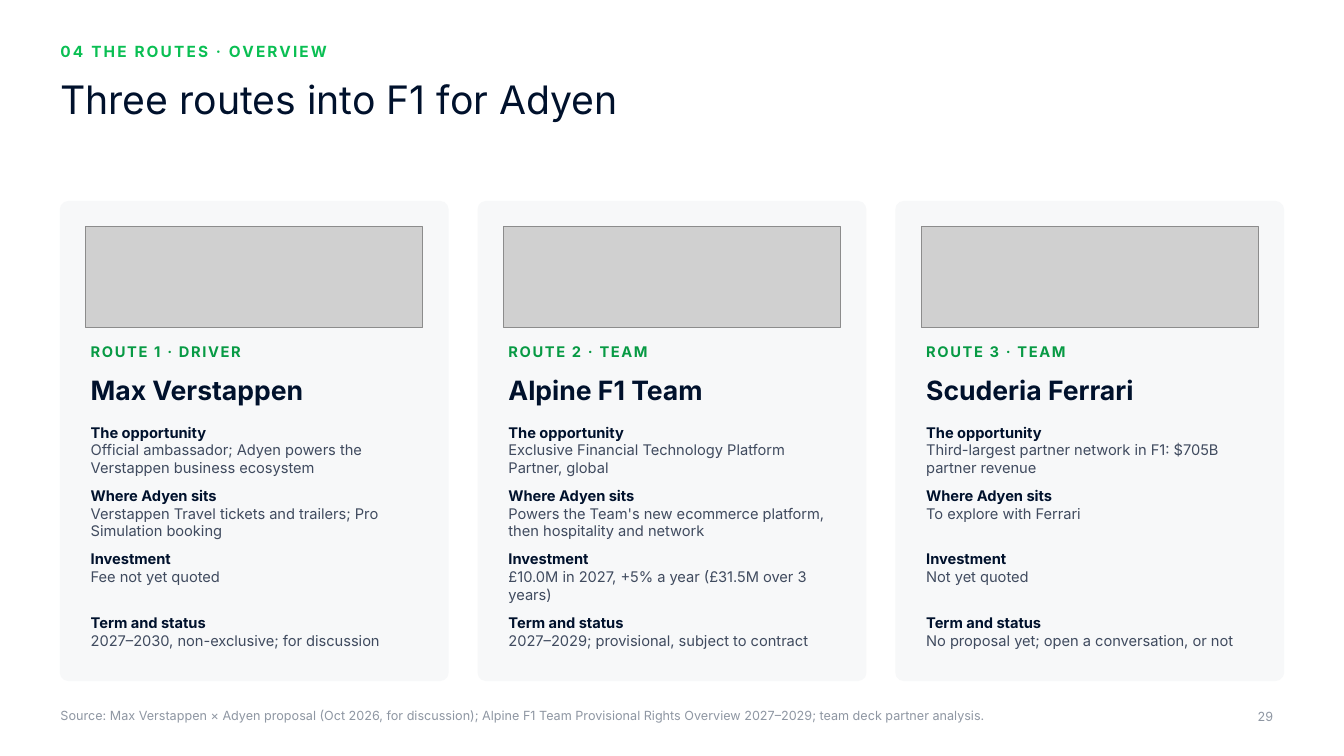
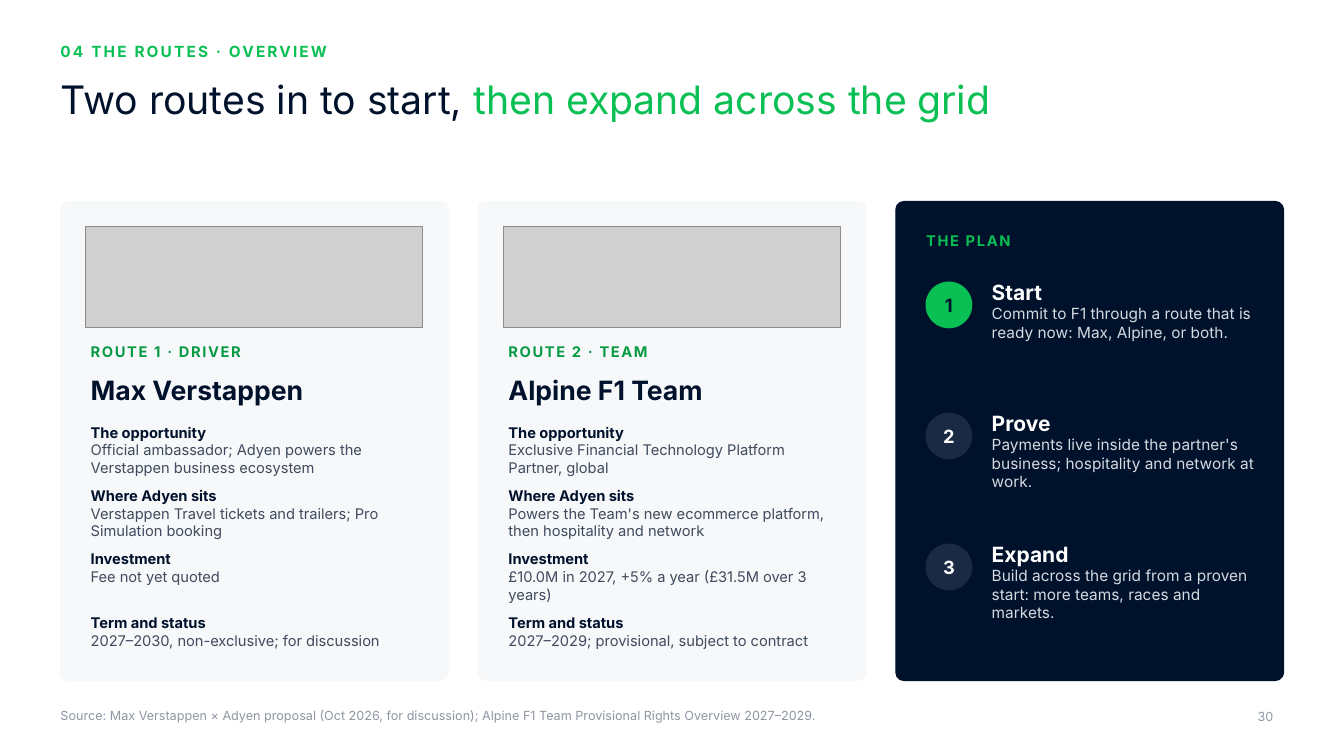
Before and after one commit to rahulgopalan42/rg42, a slide deck: slide 30 of adyen-f1-deck/Adyen x F1 - Chairman deck.pptx (slide 29 before the commit). Drawn at 1344x756 pixels with LibreOffice and Linux fonts; fonts in the diff are those of the drawing; grey boxes stand for pictures; background and template pictures are left out. Boxes give left, top, right and bottom in pixels: in the first picture for what was removed or moved away, otherwise in the second. Text is boxed around its words. In the diff, an @@ line names an element or a change of style, - is before the commit and + after.

```diff
--- a/adyen-f1-deck/Adyen x F1 - Chairman deck.pptx
+++ b/adyen-f1-deck/Adyen x F1 - Chairman deck.pptx
@@ title at bbox=[60, 84, 991, 123]: text changed; text colour #00112C to #0ABF53 @@
-Three routes into F1 for Adyen
+Two routes in to start, then expand across the grid
@@ rounded rectangle at bbox=[896, 202, 1284, 681]: fill #F7F8F9 to #00112C; outline #F7F8F9 1 pt to #00112C 1 pt @@
@@ picture removed at bbox=[922, 227, 1258, 328] @@
@@ text added at bbox=[926, 235, 1011, 246], 10.5 pt, text #0ABF53, bold @@
+THE PLAN
@@ ellipse added at bbox=[927, 282, 972, 328], fill #0ABF53, outline #0ABF53 1 pt @@
@@ text added at bbox=[945, 298, 953, 312], 13 pt, text #00112C, bold @@
+1
@@ text at bbox=[992, 284, 1251, 341]: text changed; size 10.5 to 11 pt; text colour #404B5F to #D5DAE0 @@
-The opportunity
-Third-largest partner network in F1: $705B partner revenue
+Start
+Commit to F1 through a route that is ready now: Max, Alpine, or both.
@@ text removed at bbox=[926, 346, 1065, 357] @@
-ROUTE 3 · TEAM
@@ text removed at bbox=[926, 379, 1133, 401] @@
-Scuderia Ferrari
@@ ellipse added at bbox=[927, 413, 972, 459], fill #1B2A44, outline #1B2A44 1 pt @@
@@ text at bbox=[992, 415, 1254, 487]: text changed; size 10.5 to 11 pt; text colour #404B5F to #D5DAE0 @@
-Term and status
-No proposal yet; open a conversation, or not
+Prove
+Payments live inside the partner's business; hospitality and network at work.
@@ text added at bbox=[943, 429, 954, 443], 13 pt, text #FFFFFF, bold @@
+2
@@ text removed at bbox=[926, 489, 1081, 522] @@
-Where Adyen sits
-To explore with Ferrari
@@ text removed at bbox=[926, 553, 1028, 585] @@
-Investment
-Not yet quoted
@@ ellipse added at bbox=[927, 544, 972, 590], fill #1B2A44, outline #1B2A44 1 pt @@
@@ text added at bbox=[943, 560, 955, 574], 13 pt, text #FFFFFF, bold @@
+3
@@ text added at bbox=[992, 546, 1247, 618], 11 pt, text #D5DAE0 @@
+Expand
+Build across the grid from a proven start: more teams, races and markets.
@@ text at bbox=[60, 710, 815, 723]: text changed @@
-Source: Max Verstappen × Adyen proposal (Oct 2026, for discussion); Alpine F1 Team Provisional Rights Overview 2027–2029; team deck partner analysis.
+Source: Max Verstappen × Adyen proposal (Oct 2026, for discussion); Alpine F1 Team Provisional Rights Overview 2027–2029.
@@ page number at bbox=[1258, 712, 1274, 721]: text changed @@
-29
+30
```
Also in this commit, not shown: 19 other slides changed, 1 slide added, 8 other files.
